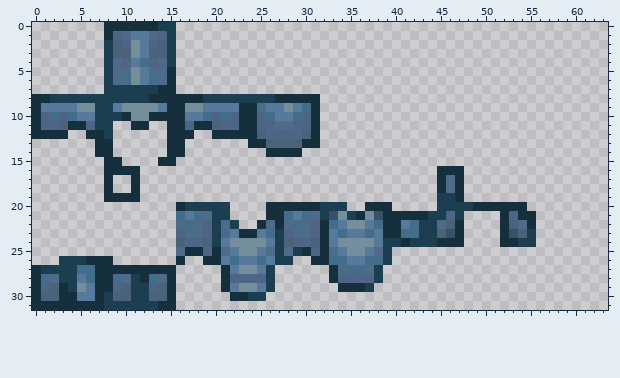
File history of a pixel-art sprite, src/main/resources/assets/keranite/textures/models/armor/light_layer_1.png. This is how it looked before the edit.
The file is 64x32 pixels.
Once edited:
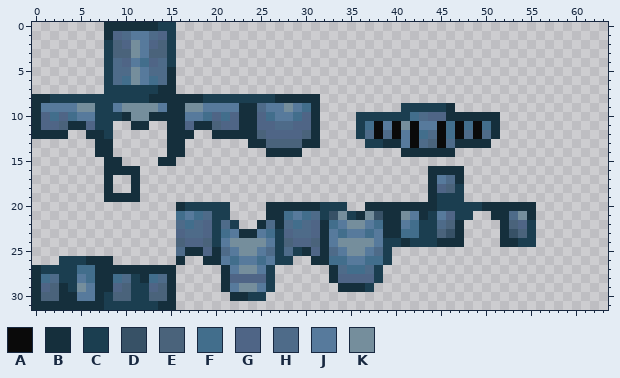
Palette (. is transparent): A #0a0a0a  B #152f3c  C #1b3e50  D #375166  E #4a637b  F #426e8c  G #4f6586  H #4e6b89  J #577a9c  K #758e9c
The edit:
y 9: x 41..46 ...... -> CCCCCB
y 10: x 36..51 ................ -> CCCCCCFHGGBBBBBB
y 11: x 36..51 ................ -> CFAJAKAJJAFAFAFB
y 12: x 36..51 ................ -> CHAHAJAFHAFAHAHB
y 13: x 37..50 .............. -> CCBBJAHEAHBBBB
y 14: x 41..46 ...... -> BBBBBB
y 16: x 44 . -> B
y 17: x 44..45 .B -> BJ
y 18: x 44..47 .BHB -> BGEC
y 19: x 44 . -> B; x 47 B -> C
y 20: x 40..44 ..... -> BBBBB; x 49 B -> C; x 55 . -> B
y 21: x 41..42 BB -> KJ; x 45 C -> J; x 48 . -> C; x 51 . -> B; x 53..54 GB -> HK
y 22: x 54..55 HB -> GC
